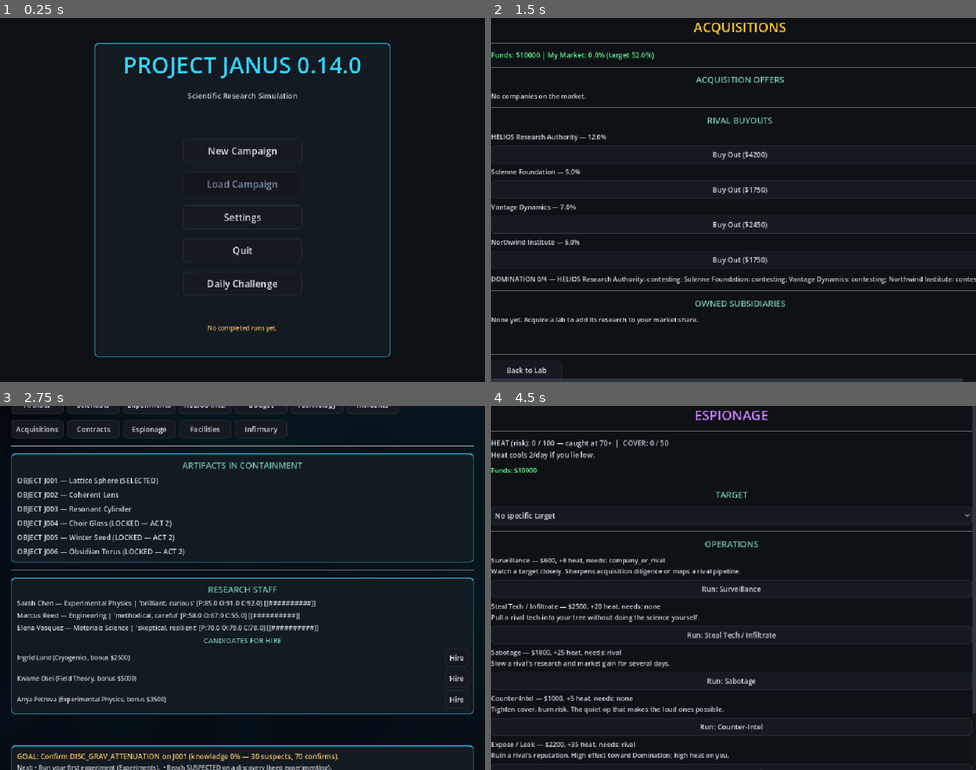
Above: before the commit, frames 1-4 (two rows, left to right).
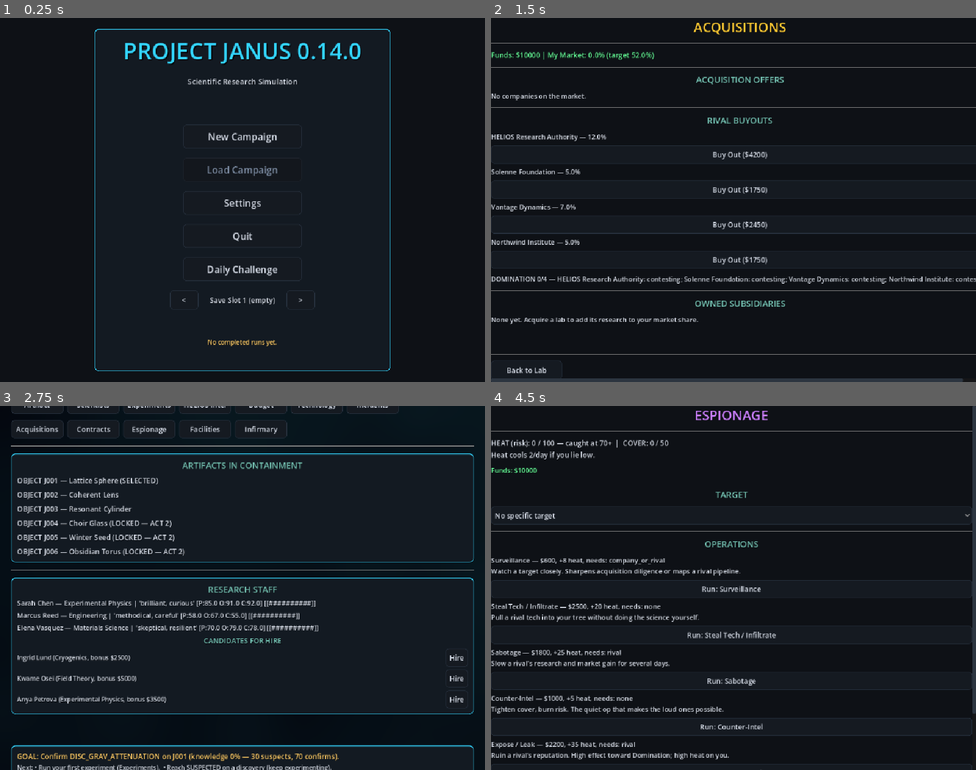
Above: after the commit, the same moments.

Repository: lutecian/project-janus
Game: Godot game, scene res://scenes/main/main_menu.tscn
The game is run twice, just before and just after one commit, with the same random seed, the same clock (stepped at 60 frames per second) and the same inputs.
Inputs:
- Up to frame 1 (0.25 s): no input
- Up to frame 2 (1.5 s): click "Daily Challenge" at 0.5 s; click "Acquisitions" at 1.25 s
- Up to frame 3 (2.75 s): click "Back to Lab" at 2 s
- Up to frame 4 (4.5 s): click "Contracts" at 2.75 s; click "Back to Lab" at 3.5 s; click "Espionage" at 4.25 s

The runs differ from the first frame. In frame 1, 4.7% of the frame differs, in the area x 19-81%, y 3-97%; in frame 2, less than 0.1%; in frame 3, less than 0.1%; in frame 4, nothing differs.

Commit message:
JANUS 0.15 domination reality + experience + save slots
- Overtime probe (continue-after-win) + expose-to-zero forces exits
- Scientist experience: +1/run, levels to 6, +2%/level quality, detail display
- 3 save slots with menu cycler + legacy file migration; version 0.15.0

Diff:
--- a/scenes/experiment/scientist_detail.gd
+++ b/scenes/experiment/scientist_detail.gd
@@ -52,8 +52,8 @@
 	var health: int = int(scientist.get("health", 100))
 	var loyalty: int = int(scientist.get("loyalty", 100))
 	var exp: int = int(scientist.get("experience", 0))
-	status_label.text = "Status: %s | Stress: %d | Health: %d | Loyalty: %d | Experience: %d" % [
-		status, stress, health, loyalty, exp
+	status_label.text = "Status: %s | Stress: %d | Health: %d | Loyalty: %d | Experience: %d (Lv %d)" % [
+		status, stress, health, loyalty, exp, GameState.scientist_level(scientist.get("id", ""))
 	]
 
 	var history_text := ""
--- a/scenes/main/main_menu.gd
+++ b/scenes/main/main_menu.gd
@@ -5,6 +5,9 @@
 @onready var btn_settings: Button = $Card/VBox/btn_settings
 @onready var btn_quit: Button = $Card/VBox/btn_quit
 @onready var btn_daily: Button = $Card/VBox/btn_daily
+@onready var btn_slot_prev: Button = $Card/VBox/slot_row/btn_slot_prev
+@onready var btn_slot_next: Button = $Card/VBox/slot_row/btn_slot_next
+@onready var slot_label: Label = $Card/VBox/slot_row/slot_label
 @onready var title_label: Label = $Card/VBox/title_label
 @onready var status_label: Label = $Card/VBox/status_label
 @onready var legacy_label: Label = $Card/VBox/legacy_label
@@ -18,7 +21,9 @@
 	btn_settings.pressed.connect(_on_settings_pressed)
 	btn_quit.pressed.connect(_on_quit_pressed)
 	btn_daily.pressed.connect(_on_daily_pressed)
-	btn_load.disabled = not SaveManager.has_save()
+	btn_slot_prev.pressed.connect(_on_slot_step.bind(-1))
+	btn_slot_next.pressed.connect(_on_slot_step.bind(1))
+	_update_slot_ui()
 	title_label.text = "PROJECT JANUS " + GameState.GAME_VERSION
 	status_label.text = ""
 	legacy_label.text = GameState.get_legacy_line()
@@ -55,6 +60,17 @@
 func _on_quit_pressed():
 	get_tree().quit()
 
+func _on_slot_step(direction: int):
+	SaveManager.set_slot(SaveManager.current_slot + direction)
+	_update_slot_ui()
+
+func _update_slot_ui():
+	var used := ""
+	if not SaveManager.has_save():
+		used = " (empty)"
+	slot_label.text = "Save Slot %d%s" % [SaveManager.current_slot, used]
+	btn_load.disabled = not SaveManager.has_save()
+
 func _on_daily_pressed():
 	if SaveManager.has_save():
 		_pending_daily = true
--- a/scenes/main/main_menu.tscn
+++ b/scenes/main/main_menu.tscn
@@ -86,6 +86,29 @@
 theme_override_font_sizes/font_size = 20
 text = "Daily Challenge"
 
+[node name="slot_row" type="HBoxContainer" parent="Card/VBox"]
+layout_mode = 2
+theme_override_constants/separation = 8
+alignment = 1
+
+[node name="btn_slot_prev" type="Button" parent="Card/VBox/slot_row"]
+layout_mode = 2
+custom_minimum_size = Vector2(60, 40)
+text = "<"
+
+[node name="slot_label" type="Label" parent="Card/VBox/slot_row"]
+layout_mode = 2
+custom_minimum_size = Vector2(170, 40)
+theme_override_font_sizes/font_size = 15
+text = "Save Slot 1"
+horizontal_alignment = 1
+vertical_alignment = 1
+
+[node name="btn_slot_next" type="Button" parent="Card/VBox/slot_row"]
+layout_mode = 2
+custom_minimum_size = Vector2(60, 40)
+text = ">"
+
 [node name="Spacer2" type="Control" parent="Card/VBox"]
 layout_mode = 2
 custom_minimum_size = Vector2(0, 20)
--- a/scripts/autoload/game_state.gd
+++ b/scripts/autoload/game_state.gd
@@ -641,6 +641,7 @@
 			sci_state = s as Dictionary
 	if not sci_state.is_empty():
 		sci_state["stress"] = mini(int(sci_state.get("stress", 0)) + 4, 100)
+		sci_state["experience"] = int(sci_state.get("experience", 0)) + 1
 	if in_recovery:
 		influence = clampf(influence + 2.0, 0.0, 100.0)
 	EventBus.budget_updated.emit(budget["funds"], budget["spent"])
@@ -680,6 +681,13 @@
 				_apply_incident(inc_dict)
 				break
 
+func scientist_level(sci_id: String) -> int:
+	for s in scientists:
+		var sd: Dictionary = s as Dictionary
+		if sd.get("id", "") == sci_id:
+			return mini(1 + int(sqrt(float(int(sd.get("experience", 0))) / 2.0)), 6)
+	return 1
+
 func _calculate_observation_quality(experiment_def: Dictionary, scientist: Dictionary) -> float:
 	var skills: Dictionary = scientist.get("skills", {})
 	var observation_skill: float = skills.get("observation", 50)
@@ -721,6 +729,8 @@
 		quality *= 0.7
 	if int(scientist.get("stress", 0)) > 70:
 		quality *= 0.8
+	var sci_level: int = mini(1 + int(sqrt(float(int(scientist.get("experience", 0))) / 2.0)), 6)
+	quality *= 1.0 + 0.02 * float(sci_level - 1)
 
 	return clampf(quality, 0.1, 2.0)
 
--- a/scripts/autoload/save_manager.gd
+++ b/scripts/autoload/save_manager.gd
@@ -4,6 +4,21 @@
 const SAVE_FILE := "campaign.json"
 const TEMP_FILE := "campaign.json.tmp"
 const SCHEMA_VERSION := 1
+const SLOT_COUNT := 3
+
+var current_slot: int = 1
+
+func _slot_file(slot: int) -> String:
+	return "campaign_slot%d.json" % clampi(slot, 1, SLOT_COUNT)
+
+func _slot_temp(slot: int) -> String:
+	return "campaign_slot%d.json.tmp" % clampi(slot, 1, SLOT_COUNT)
+
+func set_slot(slot: int):
+	current_slot = clampi(slot, 1, SLOT_COUNT)
+
+func slot_has_save(slot: int) -> bool:
+	return FileAccess.file_exists(SAVE_DIR.path_join(_slot_file(slot)))
 
 func _ready():
 	DirAccess.make_dir_recursive_absolute(SAVE_DIR)
@@ -19,10 +34,11 @@
 
 	var data: Dictionary = GameState.get_save_data()
 	data["save_schema_version"] = SCHEMA_VERSION
+	data["save_slot"] = current_slot
 	var json_string := JSON.stringify(data, "\t")
 
-	var temp_path := SAVE_DIR.path_join(TEMP_FILE)
-	var final_path := SAVE_DIR.path_join(SAVE_FILE)
+	var temp_path := SAVE_DIR.path_join(_slot_temp(current_slot))
+	var final_path := SAVE_DIR.path_join(_slot_file(current_slot))
 
 	var file := FileAccess.open(temp_path, FileAccess.WRITE)
 	if not file:
@@ -45,10 +61,14 @@
 	return true
 
 func load_game() -> bool:
-	var path := SAVE_DIR.path_join(SAVE_FILE)
+	var path := SAVE_DIR.path_join(_slot_file(current_slot))
 	if not FileAccess.file_exists(path):
-		push_warning("No save file found at: " + path)
-		return false
+		var legacy := SAVE_DIR.path_join(SAVE_FILE)
+		if current_slot == 1 and FileAccess.file_exists(legacy):
+			path = legacy
+		else:
+			push_warning("No save file found at: " + path)
+			return false
 	var file := FileAccess.open(path, FileAccess.READ)
 	if not file:
 		push_error("Cannot open save file for reading: " + path)
@@ -83,10 +103,9 @@
 	return data
 
 func has_save() -> bool:
-	var path := SAVE_DIR.path_join(SAVE_FILE)
-	return FileAccess.file_exists(path)
+	return slot_has_save(current_slot)
 
 func delete_save() -> void:
-	var path := SAVE_DIR.path_join(SAVE_FILE)
+	var path := SAVE_DIR.path_join(_slot_file(current_slot))
 	if FileAccess.file_exists(path):
 		DirAccess.remove_absolute(path)
--- a/tests/balance_probe.gd
+++ b/tests/balance_probe.gd
@@ -34,6 +34,8 @@
 	_probe("expert-systems", "expert", 300, true, true, true)
 	_probe("expert-thrifty", "expert", 300, true, false, true)
 	_probe_domination("domination-hard", "hard", 400)
+	_probe_domination("domination-normal", "normal", 401)
+	_probe_domination("domination-normal-b", "normal", 402)
 	_probe_recovery_other("rec-bermant", 4244)
 	_probe_skilled("hard-skilled", "hard", 200)
 	_probe_skilled("hard-skilled-b", "hard", 777)
@@ -274,13 +276,31 @@
 			bailouts += 1
 		GameState.run_experiment(_exp_def, _sci)
 		days = GameState.elapsed_days
+		if GameState.is_game_over() and GameState.game_over.get("type", "") == "market_leader":
+			GameState.continue_after_win()
+	while days < 200 and not GameState.is_game_over():
+		_sci = _living_pick()
+		if _sci.is_empty():
+			print("PROBE %s: STAFF_WIPE at day %.0f" % [tag, days])
+			return
+		_try_buy_cheapest()
+		_try_buyout_reserved()
+		_try_expose_smallest()
+		if int(GameState.budget.get("funds", 0)) < GameState._get_experiment_cost("EXP_HEATING"):
+			GameState.budget["funds"] = int(GameState.budget.get("funds", 0)) + 200
+			bailouts += 1
+		GameState.run_experiment(_exp_def, _sci)
+		days = GameState.elapsed_days
+		if GameState.is_game_over() and GameState.game_over.get("type", "") == "market_leader":
+			GameState.continue_after_win()
 	var go: Dictionary = GameState.game_over
 	var prog: Dictionary = GameState.get_domination_progress()
-	print("PROBE %s: %s type=%s days=%.0f crushed=%d/%d bailouts=%d" % [
+	print("PROBE %s: %s type=%s days=%.0f crushed=%d/%d bailouts=%d continued=%s" % [
 		tag,
 		"WIN" if go.get("won", false) else "LOSE",
 		go.get("type", go.get("reason", "?")),
-		days, int(prog.get("crushed", 0)), int(prog.get("total", 0)), bailouts
+		days, int(prog.get("crushed", 0)), int(prog.get("total", 0)), bailouts,
+		GameState.continued
 	])
 
 func _try_expose_smallest():
--- a/tests/scene_test_runner.gd
+++ b/tests/scene_test_runner.gd
@@ -1650,6 +1650,37 @@
 		push_error("roster: roster/pool not preserved after save/load")
 		failures += 1
 
+	# --- R4: Experience accumulates into levels ---
+	var exps: Array = GameState.load_experiment_definitions()
+	var heat := {}
+	for e in exps:
+		if (e as Dictionary).get("id", "") == "EXP_HEATING":
+			heat = e as Dictionary
+	for i in range(5):
+		GameState.run_experiment(heat, GameState.scientists[0])
+	var xp: int = int(GameState.scientists[0].get("experience", -1))
+	if xp != 5:
+		push_error("roster: 5 experiments should bank 5 xp, got %d" % xp)
+		failures += 1
+	if GameState.scientist_level("SCIENTIST_CHEN") != 2:
+		push_error("roster: 5 xp should reach level 2")
+		failures += 1
+
+	# --- R5: Save slots clamp and track without touching disk ---
+	SaveManager.set_slot(5)
+	if SaveManager.current_slot != 3:
+		push_error("roster: slot should clamp to 3")
+		failures += 1
+	SaveManager.set_slot(0)
+	if SaveManager.current_slot != 1:
+		push_error("roster: slot should clamp to 1")
+		failures += 1
+	SaveManager.set_slot(2)
+	if SaveManager.current_slot != 2:
+		push_error("roster: slot 2 should select")
+		failures += 1
+	SaveManager.set_slot(1)
+
 	if failures == 0:
 		print("ROSTER_OK")
 	else:
Not shown, changed: CHANGELOG.md
